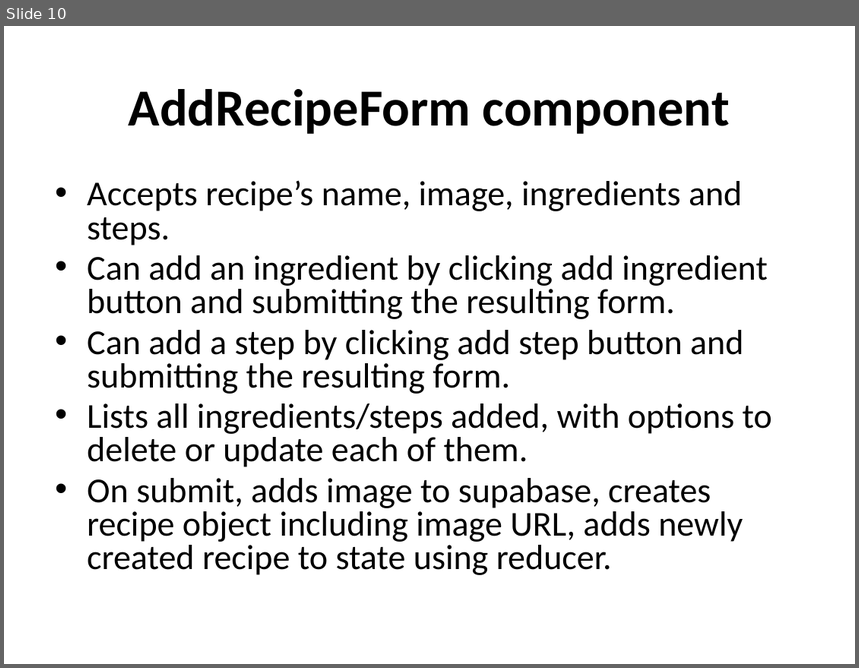
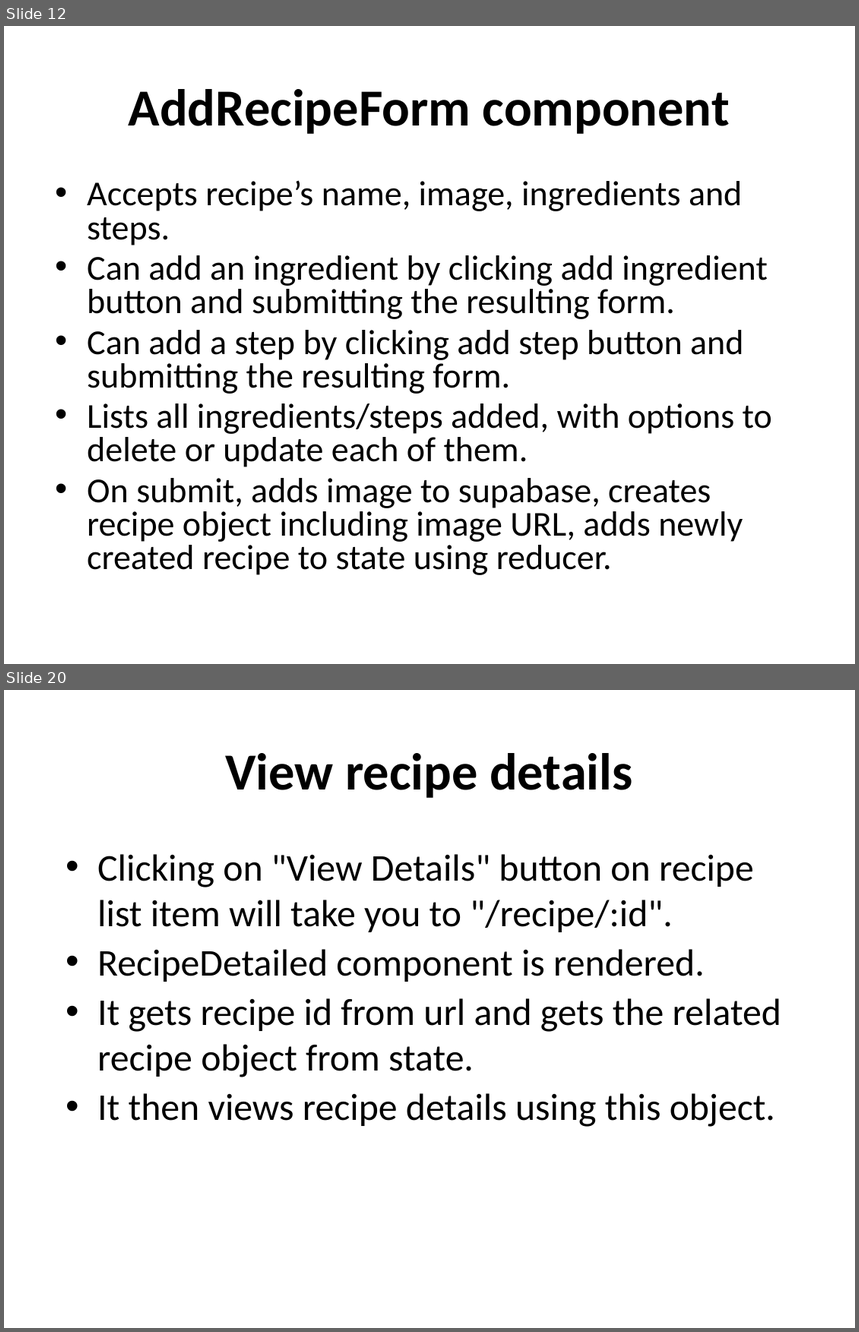
Before and after one commit to RamandeepChamba/recipe-book, a slide deck: readme.pptx. Shown one above the other, each under a label of ours: slide 10 before the commit, slides 12 and 20 after it; the slides between them are not shown. The pictures are 859x668 and 859x1332 pixels, drawn with LibreOffice and Linux fonts; fonts in the diff are those of the drawing. Boxes give left, top, right and bottom in pixels: in the first picture for what was removed or moved away, otherwise in the second. Text is boxed around its words. In the diff, an @@ line names an element or a change of style, - is before the commit and + after.

```diff
--- a/readme.pptx
+++ b/readme.pptx
@@ slide 20 added at (4, 690, 855, 1328), background #FFFFFF @@
@@ title added at (226, 753, 633, 798), 44 pt, text #000000, bold @@
+View recipe details
@@ text added at (97, 854, 781, 1127), 32 pt, text #000000 @@
+• Clicking on "View Details" button on recipe list item will take you to "/recipe/:id".
+• RecipeDetailed component is rendered.
+• It gets recipe id from url and gets the related recipe object from state.
+• It then views recipe details using this object.
@@ what was slide 10 is now slide 12 @@
```
Also in this commit, not shown: 3 slides changed, 9 other slides added.
